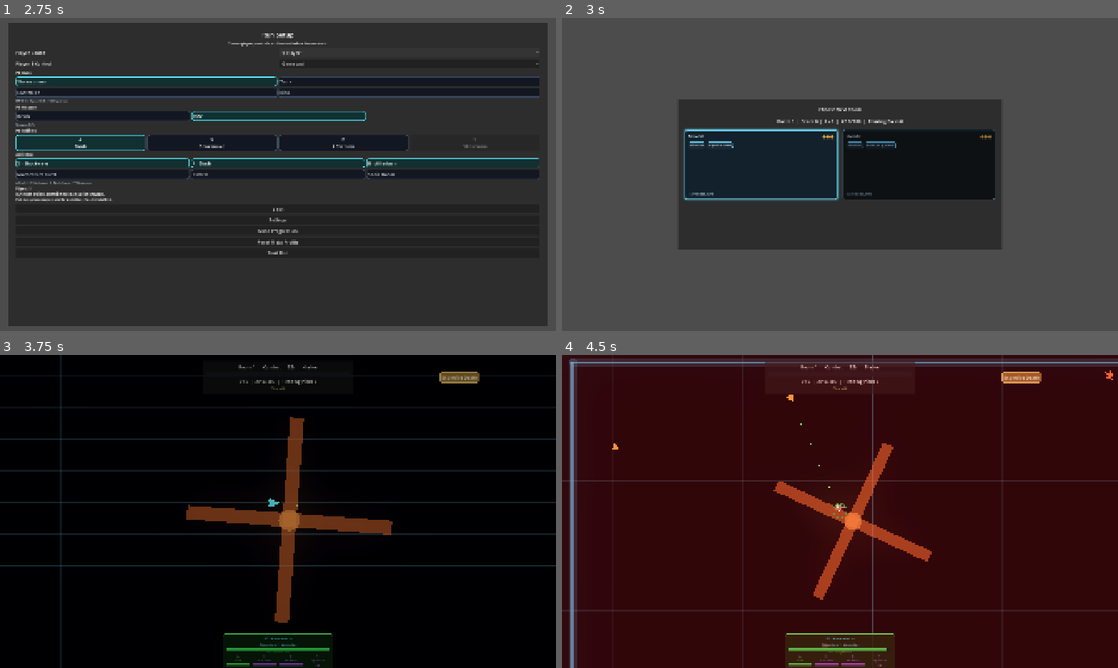
Above: before the commit, frames 1-4 (two rows, left to right).
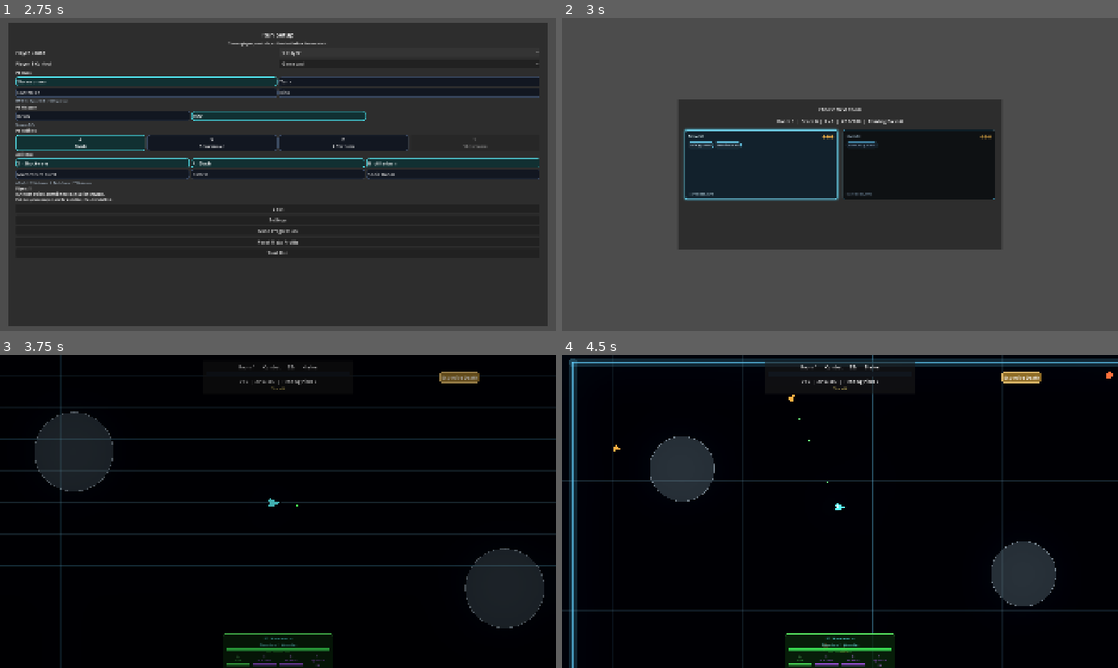
Above: after the commit, the same moments.

Repository: snaxico/project-twin-stick
Game: Godot game, scene res://scenes/ui/Bootstrap.tscn
Two runs of this game, one before a commit and one after it. Both use one fixed random seed, a clock stepped at 60 frames per second and the inputs below.
Inputs (mouse positions are in pixels of both pictures, inside the frame that each line leads up to):
- Up to frame 1 (2.75 s): click "Play" at 0.5 s; click "1 Player" at 1.25 s; click "1 Player" at 2 s
- Up to frame 2 (3 s): click "Start Run" at 2.75 s
- Up to frame 3 (3.75 s): click (200, 502) at 3.52 s
- Up to frame 4 (4.5 s): tap Enter (ui_accept) at 4.25 s; move the mouse to (962, 495) at 4.27 s; click (962, 495) at 4.42 s

Frame 1 is identical in both runs. In frame 2, 0.1% of the frame differs, in the area x 23-61%, y 39-42%; in frame 3, 8.7%; in frame 4, 100%, in the area x 0-100%, y 0-100%.

Commit message:
arena: rework sawblades and popup pillars
Co-Authored-By: OpenAI Codex <codex@openai.com>

Diff:
--- a/scripts/arena/PinwheelMechanic.gd
+++ b/scripts/arena/PinwheelMechanic.gd
@@ -1,49 +1,117 @@
 extends "res://scripts/arena/ArenaMechanic.gd"
 
-const ARM_COUNT := 4
-const ARM_LEN := 520.0
-const ARM_W := 70.0
-const SPIN := 0.5
-const TICK := 0.4
+const BLADE_COUNT := 3
+const BLADE_RADIUS := 30.0
+const BLADE_SPEED := 130.0
+const MIN_CENTER_DISTANCE := BLADE_RADIUS * 2.0 + 120.0
+const CONTACT_DAMAGE := 8
+const REHIT_COOLDOWN := 0.5
+const COSMETIC_SPIN_SPEED := 4.5
 
-var _angle := 0.0
-var _tick := TICK
+var _positions: Array = []
+var _directions: Array = []
+var _hit_cooldowns: Array = []
+var _spin := 0.0
+
+
+func setup(arena: Rect2, players: Array, coop: Node) -> void:
+	super.setup(arena, players, coop)
+	var starts := [
+		Vector2(0.24, 0.28),
+		Vector2(0.72, 0.32),
+		Vector2(0.52, 0.74),
+	]
+	var rng := RandomNumberGenerator.new()
+	rng.randomize()
+	for index in range(BLADE_COUNT):
+		_positions.append(_arena.position + _arena.size * (starts[index] as Vector2))
+		_directions.append(Vector2.RIGHT.rotated(rng.randf_range(0.0, TAU)))
+		_hit_cooldowns.append({})
 
 
 func _physics_process(delta: float) -> void:
-	_angle = fmod(_angle + SPIN * delta, TAU)
-	_tick -= delta
-	if _tick <= 0.0:
-		_tick = TICK
-		_apply_hits()
+	_spin = fmod(_spin + COSMETIC_SPIN_SPEED * delta, TAU)
+	_tick_cooldowns(delta)
+	_move_blades(delta)
+	_apply_player_hits()
 	queue_redraw()
 
 
-func _apply_hits() -> void:
-	var hit: Dictionary = {}
-	var center := _arena.get_center()
-	var candidates := _players.duplicate()
-	if _coop != null:
-		candidates.append_array(_coop.get_nearby_enemy_target_nodes(center, ARM_LEN + ARM_W))
-	for actor in candidates:
-		if actor == null or not is_instance_valid(actor) or not (actor is Node2D):
-			continue
-		var pos := (actor as Node2D).global_position
-		for arm in range(ARM_COUNT):
-			var tip := center + Vector2.RIGHT.rotated(_angle + TAU * float(arm) / float(ARM_COUNT)) * ARM_LEN
-			if _point_segment_distance(pos, center, tip) <= ARM_W * 0.5:
-				hit[actor] = true
-				break
-	for actor in hit.keys():
-		if _players.has(actor):
-			_damage_player(actor, 5)
-		else:
-			_damage_enemy(actor, 5)
+func _move_blades(delta: float) -> void:
+	var proposed := _positions.duplicate()
+	for index in range(BLADE_COUNT):
+		var direction := _directions[index] as Vector2
+		var next_position := (_positions[index] as Vector2) + direction * BLADE_SPEED * delta
+		var minimum := _arena.position + Vector2.ONE * BLADE_RADIUS
+		var maximum := _arena.end - Vector2.ONE * BLADE_RADIUS
+		if next_position.x < minimum.x or next_position.x > maximum.x:
+			direction.x *= -1.0
+			next_position.x = clampf(next_position.x, minimum.x, maximum.x)
+		if next_position.y < minimum.y or next_position.y > maximum.y:
+			direction.y *= -1.0
+			next_position.y = clampf(next_position.y, minimum.y, maximum.y)
+		_directions[index] = direction.normalized()
+		proposed[index] = next_position
+
+	var blocked: Dictionary = {}
+	for first in range(BLADE_COUNT):
+		for second in range(first + 1, BLADE_COUNT):
+			if (proposed[first] as Vector2).distance_to(proposed[second] as Vector2) < MIN_CENTER_DISTANCE:
+				blocked[first] = true
+				blocked[second] = true
+				_turn_apart(first, second)
+	for index in range(BLADE_COUNT):
+		if not blocked.has(index):
+			_positions[index] = proposed[index]
+
+
+func _turn_apart(first: int, second: int) -> void:
+	var separation := (_positions[first] as Vector2) - (_positions[second] as Vector2)
+	if separation.length_squared() <= 0.001:
+		separation = Vector2.RIGHT.rotated(TAU * float(first + 1) / float(BLADE_COUNT))
+	var normal := separation.normalized()
+	_directions[first] = ((_directions[first] as Vector2).reflect(normal) + normal * 0.35).normalized()
+	_directions[second] = ((_directions[second] as Vector2).reflect(-normal) - normal * 0.35).normalized()
+
+
+func _tick_cooldowns(delta: float) -> void:
+	for blade_index in range(_hit_cooldowns.size()):
+		var cooldowns := _hit_cooldowns[blade_index] as Dictionary
+		for player_id in cooldowns.keys():
+			var remaining := float(cooldowns[player_id]) - delta
+			if remaining <= 0.0:
+				cooldowns.erase(player_id)
+			else:
+				cooldowns[player_id] = remaining
+
+
+func _apply_player_hits() -> void:
+	var radius_sq := BLADE_RADIUS * BLADE_RADIUS
+	for blade_index in range(BLADE_COUNT):
+		var cooldowns := _hit_cooldowns[blade_index] as Dictionary
+		for player in _players:
+			if not _valid_player(player):
+				continue
+			var player_id: int = player.get_instance_id()
+			if cooldowns.has(player_id):
+				continue
+			if (player as Node2D).global_position.distance_squared_to(_positions[blade_index] as Vector2) <= radius_sq:
+				_damage_player(player, CONTACT_DAMAGE)
+				cooldowns[player_id] = REHIT_COOLDOWN
+
+
+func _valid_player(player) -> bool:
+	if player == null or not is_instance_valid(player) or not (player is Node2D):
+		return false
+	return not player.has_method("is_alive") or player.is_alive()
 
 
 func _draw() -> void:
-	var center := _arena.get_center()
-	for arm in range(ARM_COUNT):
-		var dir := Vector2.RIGHT.rotated(_angle + TAU * float(arm) / float(ARM_COUNT))
-		draw_line(center, center + dir * ARM_LEN, Color(1.0, 0.45, 0.18, 0.58), ARM_W)
-	draw_circle(center, 54.0, Color(1.0, 0.62, 0.28, 0.65))
+	for center_variant in _positions:
+		var center := center_variant as Vector2
+		draw_circle(center, BLADE_RADIUS, Color(0.82, 0.18, 0.12, 0.85))
+		draw_arc(center, BLADE_RADIUS, 0.0, TAU, 24, Color(1.0, 0.72, 0.24, 0.95), 4.0)
+		for spoke in range(6):
+			var direction := Vector2.RIGHT.rotated(_spin + TAU * float(spoke) / 6.0)
+			draw_line(center, center + direction * (BLADE_RADIUS - 4.0), Color(1.0, 0.9, 0.62, 0.9), 3.0)
+		draw_circle(center, 7.0, Color(0.18, 0.12, 0.14, 1.0))
--- a/scripts/arena/PopupPillarsMechanic.gd
+++ b/scripts/arena/PopupPillarsMechanic.gd
@@ -1,75 +1,161 @@
 extends "res://scripts/arena/CoverMechanicBase.gd"
 
-const SIZE := Vector2(260, 260)
-const CENTERS := [Vector2(620, 560), Vector2(2720, 560), Vector2(620, 1280), Vector2(2720, 1280), Vector2(1670, 1480)]
-const DELAYS := [0.0, -0.6, -1.2, -1.8, -2.4]
-const PERIOD := 3.0
+const DOWN_TIME := 1.2
+const RISING_TIME := 0.4
 const UP_TIME := 1.8
-const TELEGRAPH := 0.4
+const PERIOD := DOWN_TIME + RISING_TIME + UP_TIME
+const RISE_DAMAGE := 10
+const PHASE_OFFSETS := [0.0, 0.38, 0.76, 1.14, 1.52, 1.90, 2.28, 2.66, 3.04]
 
+const LAYOUTS := [
+	[
+		{"center": Vector2(650, 500), "size": Vector2(220, 240)},
+		{"center": Vector2(1180, 520), "size": Vector2(250, 210)},
+		{"center": Vector2(2400, 500), "size": Vector2(200, 250)},
+		{"center": Vector2(3000, 620), "size": Vector2(260, 220)},
+		{"center": Vector2(720, 1050), "size": Vector2(210, 260)},
+		{"center": Vector2(2850, 1120), "size": Vector2(240, 200)},
+		{"center": Vector2(1050, 1600), "size": Vector2(230, 250)},
+		{"center": Vector2(2250, 1600), "size": Vector2(260, 210)},
+		{"center": Vector2(3000, 1580), "size": Vector2(200, 240)},
+	],
+	[
+		{"center": Vector2(520, 720), "size": Vector2(240, 210)},
+		{"center": Vector2(1050, 430), "size": Vector2(210, 250)},
+		{"center": Vector2(2500, 470), "size": Vector2(260, 200)},
+		{"center": Vector2(3100, 850), "size": Vector2(220, 260)},
+		{"center": Vector2(620, 1450), "size": Vector2(250, 220)},
+		{"center": Vector2(1250, 1580), "size": Vector2(200, 240)},
+		{"center": Vector2(2350, 1550), "size": Vector2(230, 260)},
+		{"center": Vector2(3050, 1450), "size": Vector2(260, 210)},
+		{"center": Vector2(2600, 1050), "size": Vector2(210, 230)},
+	],
+	[
+		{"center": Vector2(600, 450), "size": Vector2(250, 200)},
+		{"center": Vector2(1450, 480), "size": Vector2(210, 260)},
+		{"center": Vector2(2450, 600), "size": Vector2(240, 220)},
+		{"center": Vector2(3100, 500), "size": Vector2(200, 250)},
+		{"center": Vector2(480, 1150), "size": Vector2(260, 210)},
+		{"center": Vector2(3000, 1200), "size": Vector2(220, 240)},
+		{"center": Vector2(900, 1650), "size": Vector2(230, 200)},
+		{"center": Vector2(1850, 1580), "size": Vector2(250, 230)},
+		{"center": Vector2(2700, 1600), "size": Vector2(200, 260)},
+	],
+]
+
+var _layout: Array = []
+var _states: Array = []
+var _current_rects: Array = []
 var _t := 0.0
-var _current_rects: Array = []
-var _warning_rects: Array = []
 
 
 func setup(arena: Rect2, players: Array, coop: Node) -> void:
 	super.setup(arena, players, coop)
-	_current_rects = _compute_active_rects()
+	var rng := RandomNumberGenerator.new()
+	rng.randomize()
+	_layout = (LAYOUTS[rng.randi_range(0, LAYOUTS.size() - 1)] as Array).duplicate(true)
+	_states = _compute_states()
+	_current_rects = _rects_for_states(_states)
 	_apply_rects(_current_rects, true)
 
 
 func _physics_process(delta: float) -> void:
 	_t += delta
-	var next_rects := _compute_active_rects()
-	_warning_rects = _compute_warning_rects()
-	if not _same_rects(next_rects, _current_rects):
-		_current_rects = next_rects
-		_apply_rects(_current_rects, false)
+	_sync_states()
 	queue_redraw()
 
 
 func _force_step() -> bool:
-	_t += 1.0
-	_current_rects = _compute_active_rects()
-	_warning_rects = _compute_warning_rects()
-	return _apply_rects(_current_rects, false)
+	for attempt in range(8):
+		_t += 0.45
+		if _sync_states():
+			return true
+	return false
 
 
-func _compute_active_rects() -> Array:
+func _sync_states() -> bool:
+	var next_states := _compute_states()
+	for index in range(next_states.size()):
+		if str(_states[index]) == "rising" and str(next_states[index]) == "up":
+			_apply_rise_damage(_pillar_rect(index))
+	var next_rects := _rects_for_states(next_states)
+	var changed := not _same_rects(next_rects, _current_rects)
+	_states = next_states
+	if changed and _apply_rects(next_rects, false):
+		_current_rects = next_rects
+		return true
+	return false
+
+
+func _compute_states() -> Array:
+	var result: Array = []
+	for index in range(_layout.size()):
+		var phase := fmod(_t + float(PHASE_OFFSETS[index]), PERIOD)
+		if phase < DOWN_TIME:
+			result.append("down")
+		elif phase < DOWN_TIME + RISING_TIME:
+			result.append("rising")
+		else:
+			result.append("up")
+	return result
+
+
+func _rects_for_states(states: Array) -> Array:
 	var rects: Array = []
-	for index in range(CENTERS.size()):
-		var phase := fmod(_t + float(DELAYS[index]), PERIOD)
-		if phase < 0.0:
-			phase += PERIOD
-		if phase < UP_TIME:
-			rects.append(Rect2(CENTERS[index] - SIZE * 0.5, SIZE))
+	for index in range(states.size()):
+		if str(states[index]) == "up":
+			rects.append(_pillar_rect(index))
 	return rects
 
 
-func _compute_warning_rects() -> Array:
-	var rects: Array = []
-	for index in range(CENTERS.size()):
-		var phase := fmod(_t + float(DELAYS[index]), PERIOD)
-		if phase < 0.0:
-			phase += PERIOD
-		if phase >= PERIOD - TELEGRAPH or (phase >= UP_TIME - TELEGRAPH and phase < UP_TIME):
-			rects.append(Rect2(CENTERS[index] - SIZE * 0.5, SIZE))
-	return rects
+func _pillar_rect(index: int) -> Rect2:
+	var pillar := _layout[index] as Dictionary
+	var size := pillar["size"] as Vector2
+	return Rect2(_arena.position + pillar["center"] as Vector2 - size * 0.5, size)
+
+
+func _apply_rise_damage(rect: Rect2) -> void:
+	for player in _players:
+		if player == null or not is_instance_valid(player) or not (player is Node2D):
+			continue
+		if player.has_method("is_alive") and not player.is_alive():
+			continue
+		if rect.has_point((player as Node2D).global_position):
+			_damage_player(player, RISE_DAMAGE)
 
 
 func _same_rects(a: Array, b: Array) -> bool:
 	if a.size() != b.size():
 		return false
-	for index in range(a.size()):
-		if (a[index] as Rect2) != (b[index] as Rect2):
+	for rect_variant in a:
+		if not b.has(rect_variant):
 			return false
 	return true
 
 
 func _draw() -> void:
-	for rect in _current_rects:
-		draw_rect(rect, Color(0.24, 0.3, 0.36, 0.32), true)
-		draw_rect(rect, Color(0.72, 0.86, 1.0, 0.45), false, 2.0)
-	for rect in _warning_rects:
-		draw_rect(rect, Color(0.82, 0.9, 1.0, 0.12), true)
-		draw_rect(rect, Color(0.82, 0.95, 1.0, 0.65), false, 3.0)
+	var pulse := 0.65 + sin(_t * 12.0) * 0.2
+	for index in range(_layout.size()):
+		var rect := _pillar_rect(index)
+		match str(_states[index]):
+			"up":
+				draw_rect(rect, Color(0.16, 0.48, 0.82, 0.78), true)
+				draw_rect(rect, Color(0.58, 0.86, 1.0, 0.92), false, 3.0)
+				draw_line(rect.position + Vector2(5, 6), Vector2(rect.end.x - 5, rect.position.y + 6), Color(0.8, 0.95, 1.0, 0.95), 5.0)
+			"rising":
+				draw_rect(rect, Color(1.0, 0.58, 0.1, 0.12 + pulse * 0.12), true)
+				_draw_dashed_rect(rect, Color(1.0, 0.72, 0.22, pulse))
+			_:
+				draw_rect(rect, Color(0.2, 0.36, 0.5, 0.08), true)
+				draw_rect(rect, Color(0.42, 0.62, 0.78, 0.18), false, 2.0)
+
+
+func _draw_dashed_rect(rect: Rect2, color: Color) -> void:
+	var top_left := rect.position
+	var top_right := Vector2(rect.end.x, rect.position.y)
+	var bottom_right := rect.end
+	var bottom_left := Vector2(rect.position.x, rect.end.y)
+	draw_dashed_line(top_left, top_right, color, 4.0, 14.0)
+	draw_dashed_line(top_right, bottom_right, color, 4.0, 14.0)
+	draw_dashed_line(bottom_right, bottom_left, color, 4.0, 14.0)
+	draw_dashed_line(bottom_left, top_left, color, 4.0, 14.0)
--- a/scripts/game/RunState.gd
+++ b/scripts/game/RunState.gd
@@ -631,6 +631,7 @@
 func _build_run_node(room_number: int, room_type: String, slot: String, archetype: Dictionary = {}) -> Dictionary:
 	var is_champion := room_type != "combat"
 	var has_archetype := room_type == "combat" and not archetype.is_empty()
+	var where_id := _roll_archetype_where(archetype) if has_archetype else "open"
 	var title := ("Champion - Room %d" if is_champion else "Room %d") % room_number
 	if has_archetype:
 		title = "%s - Room %d" % [str(archetype.get("name", "Room")), room_number]
@@ -644,8 +645,8 @@
 		"side_objective": "" if is_champion else _roll_side_objective("combat"),
 		"enemy_pool": [] if has_archetype else _get_endless_enemy_pool(room_number),
 		"boss_type": _champion_boss_type(room_number) if is_champion else "",
-		"where": _roll_archetype_where(archetype) if has_archetype else "open",
-		"modifiers": _roll_archetype_twist(archetype) if has_archetype else [],
+		"where": where_id,
+		"modifiers": _roll_archetype_twist(archetype, where_id) if has_archetype else [],
 		"composition": (archetype.get("composition", {}) as Dictionary).duplicate(true) if has_archetype else {},
 		"next_node_ids": [],
 	}
@@ -926,10 +927,12 @@
 			return str(candidates[index])
 	return "open"
 
-func _roll_archetype_twist(archetype: Dictionary) -> Array:
+func _roll_archetype_twist(archetype: Dictionary, where_id := "open") -> Array:
 	if _random.randf() >= 0.55:
 		return []
 	var pool: Array = (archetype.get("twist_pool", []) as Array)
+	if where_id == "pinwheel":
+		pool = pool.filter(func(twist): return str(twist) != "shrinking_arena")
 	if pool.is_empty():
 		return []
 	return [str(pool[_random.randi_range(0, pool.size() - 1)])]
--- a/scripts/ui/RunFlow.gd
+++ b/scripts/ui/RunFlow.gd
@@ -6,7 +6,7 @@
 	"fire_grid": "Fire Hazard Floor",
 	"frost_grid": "Frost Hazard Floor",
 	"mine_grid": "Mine Hazard Floor",
-	"pinwheel": "Pinwheel",
+	"pinwheel": "Roaming Sawblades",
 	"tesla_arcs": "Tesla Arcs",
 	"drifting_clouds": "Drifting Clouds",
 	"bastion": "Bastion",
